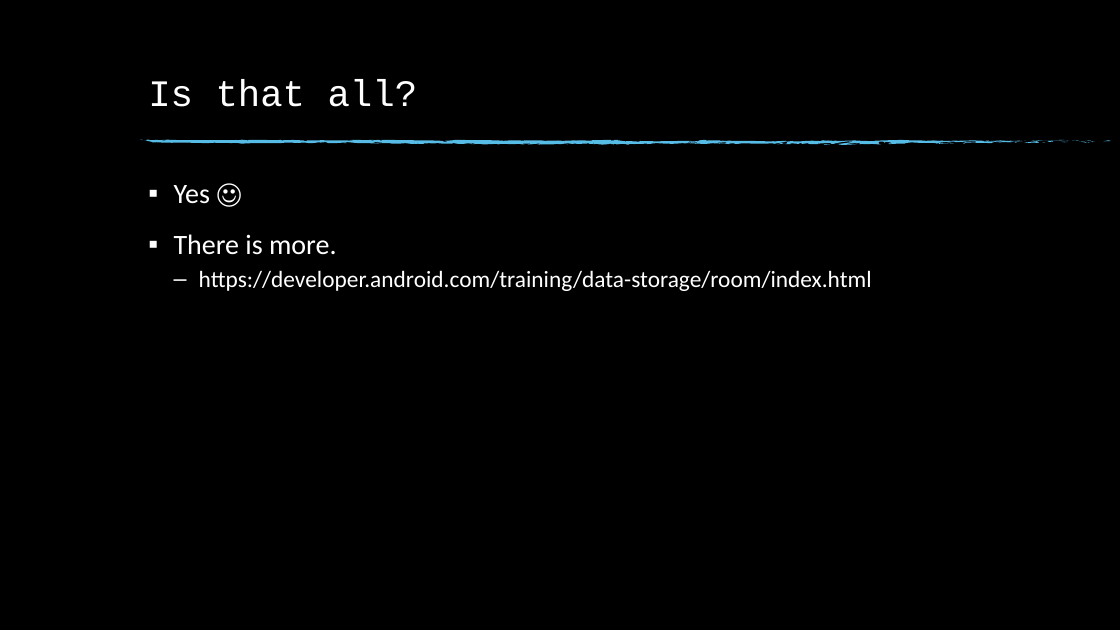
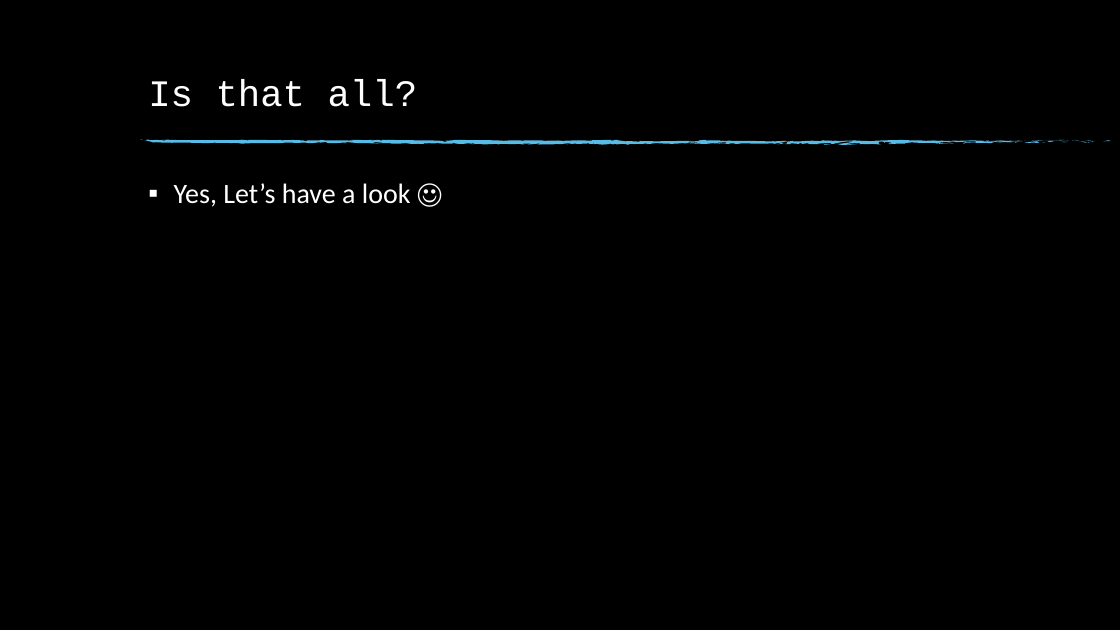
Before and after one commit to sanathe06/meetup2018-02-22, a slide deck: slide 34 of Android Architecture Components.pptx (slide 35 before the commit). Drawn at 1120x630 pixels with LibreOffice and Linux fonts; fonts in the diff are those of the drawing; background and template pictures are left out. Boxes give left, top, right and bottom in pixels: in the first picture for what was removed or moved away, otherwise in the second. Text is boxed around its words. In the diff, an @@ line names an element or a change of style, - is before the commit and + after.

Commit message:
may be final edit

```diff
--- a/Android Architecture Components.pptx
+++ b/Android Architecture Components.pptx
@@ text at (174, 183, 411, 207): text changed; size 20 to 24 pt @@
-▪ Yes ☺
-▪ There is more.
-  – https://developer.android.com/training/data-storage/room/index.html
+▪ Yes, Let’s have a look ☺
```
Also in this commit, not shown: 9 other slides changed, 5 slides added, 4 slides removed.
